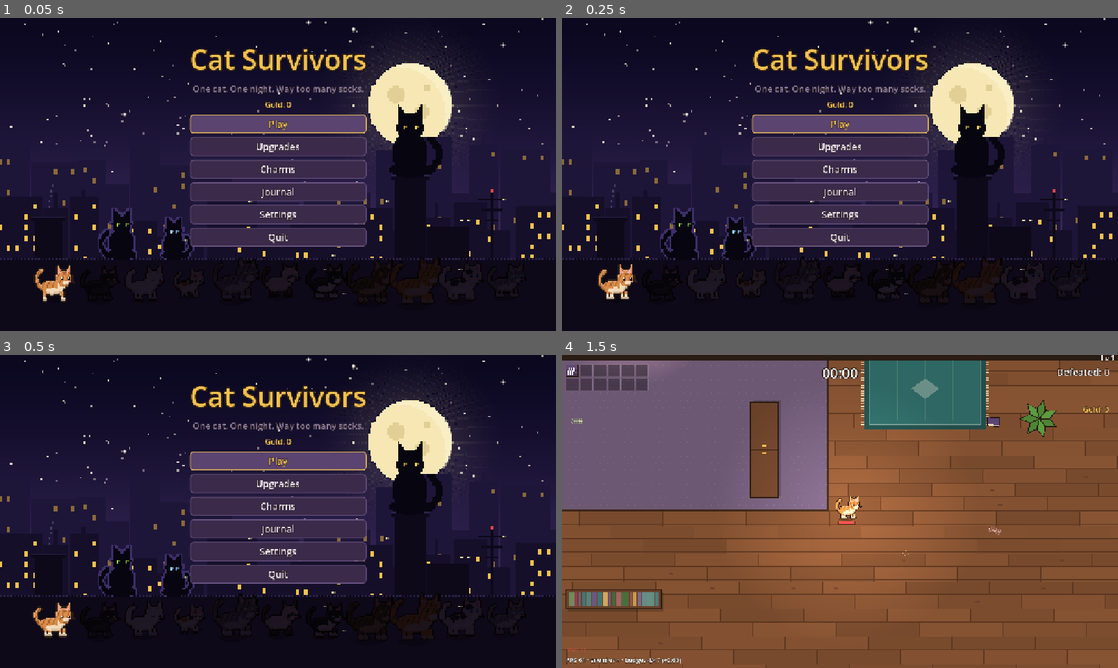
Above: before the commit, frames 1-4 (two rows, left to right).
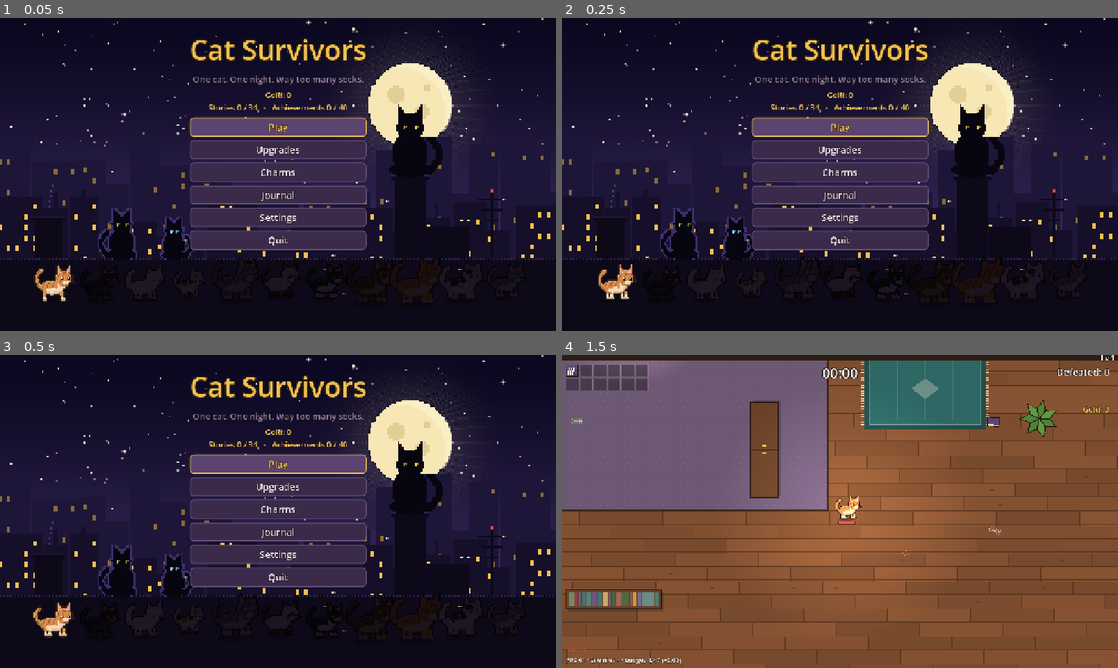
Above: after the commit, the same moments.

Repository: johnniccon01/cat-survivors
Game: Godot game, scene res://scenes/main_menu.tscn
Two runs of this game, one before a commit and one after it. Both use one fixed random seed, a clock stepped at 60 frames per second and the inputs below.
Inputs (mouse positions are in pixels of both pictures, inside the frame that each line leads up to):
- Up to frame 1 (0.05 s): no input
- Up to frame 2 (0.25 s): no input
- Up to frame 3 (0.5 s): no input
- Up to frame 4 (1.5 s): click "Play" at 0.5 s; tap Enter (ui_accept) at 1.25 s; move the mouse to (612, 564) at 1.27 s; hold D (move_right) from 1.28 s (still down); hold V (artifacts) from 1.28 s (still down); click (612, 564) at 1.42 s

The runs differ from the first frame. In frame 1, 7.4% of the frame differs, in the area x 34-66%, y 6-75%; in frame 2, 7.4%; in frame 3, 7.4%; in frame 4, nothing differs.

Commit message:
Main menu shows stories and achievements done
Co-Authored-By: Claude Opus 5.5 <noreply@anthropic.com>

Diff:
--- a/locale/translations.csv
+++ b/locale/translations.csv
@@ -1352,3 +1352,4 @@
 BRANCH_OVERHEAT_DESC,Beams set enemies on fire.,Lúče podpália nepriateľov.,Paprsky zapálí nepřátele.
 BRANCH_TARGETING_NAME,Targeting,Zameriavač,Zaměřovač
 BRANCH_TARGETING_DESC,Finishes off weakened enemies.,Dorazí oslabených nepriateľov.,Dorazí oslabené nepřátele.
+MENU_PROGRESS,Stories %d / %d   ·   Achievements %d / %d,Príbehy %d / %d   ·   Úspechy %d / %d,Příběhy %d / %d   ·   Úspěchy %d / %d
--- a/scripts/ui/main_menu.gd
+++ b/scripts/ui/main_menu.gd
@@ -74,7 +74,7 @@
 	var box := VBoxContainer.new()
 	box.set_anchors_and_offsets_preset(Control.PRESET_CENTER_TOP)
 	box.grow_horizontal = Control.GROW_DIRECTION_BOTH
-	box.offset_top = 50
+	box.offset_top = 28
 	box.alignment = BoxContainer.ALIGNMENT_CENTER
 	box.add_theme_constant_override("separation", 10)
 	add_child(box)
@@ -167,6 +167,8 @@
 	var line := tr("SELECT_GOLD") % Profile.gold
 	if Profile.best_streak > 0:
 		line += "   ·   " + tr("SELECT_STREAK") % [Profile.streak, Profile.best_streak, roundi((Profile.streak_multiplier() - 1.0) * 100.0)]
+	var stories: int = GameData.chains.keys().filter(func(c: String) -> bool: return ChainStep.is_done(c)).size()
+	line += "\n" + tr("MENU_PROGRESS") % [stories, GameData.chains.size(), Profile.achievements.size(), GameData.achievements.size()]
 	_status.text = line
 
 
Binary file changed: locale/translations.cs.translation
Binary file changed: locale/translations.en.translation
Binary file changed: locale/translations.sk.translation
